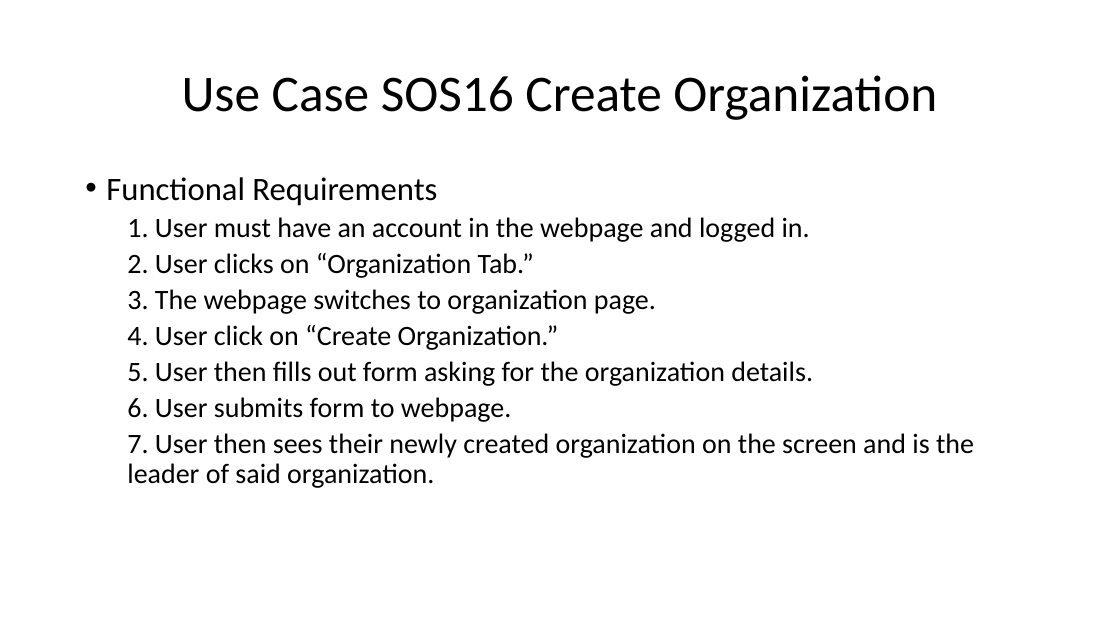
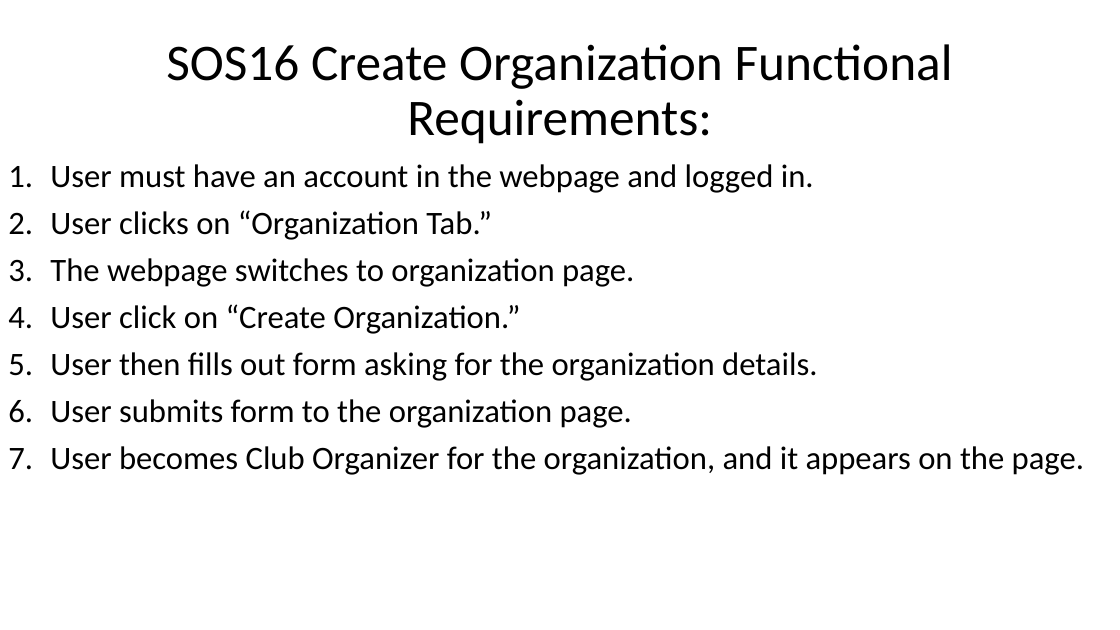
Before and after one commit to arocho032/CEN4010-Team-5, a slide deck: slide 5 of specifications/deliv1/SOS Deliverable 1 Presentation.pptx. Drawn at 1120x630 pixels with LibreOffice and Linux fonts; fonts in the diff are those of the drawing. Boxes give left, top, right and bottom in pixels: in the first picture for what was removed or moved away, otherwise in the second. Text is boxed around its words. In the diff, an @@ line names an element or a change of style, - is before the commit and + after.

```diff
--- a/specifications/deliv1/SOS Deliverable 1 Presentation.pptx
+++ b/specifications/deliv1/SOS Deliverable 1 Presentation.pptx
@@ title at [166,44,953,144]: text changed @@
-Use Case SOS16 Create Organization
+SOS16 Create Organization Functional Requirements:
@@ text at [50,164,1084,475]: text changed; size 24 to 28 pt @@
-• Functional Requirements
-  1. User must have an account in the webpage and logged in.
-  2. User clicks on “Organization Tab.”
-  3. The webpage switches to organization page.
-  4. User click on “Create Organization.”
-  5. User then fills out form asking for the organization details.
-  6. User submits form to webpage.
-  7. User then sees their newly created organization on the screen and is the leader of said organization.
+1. User must have an account in the webpage and logged in.
+2. User clicks on “Organization Tab.”
+3. The webpage switches to organization page.
+4. User click on “Create Organization.”
+5. User then fills out form asking for the organization details.
+6. User submits form to the organization page.
+7. User becomes Club Organizer for the organization, and it appears on the page.
```
Also in this commit, not shown: 3 other slides changed, 1 slide added, 1 slide removed, 1 other file.
